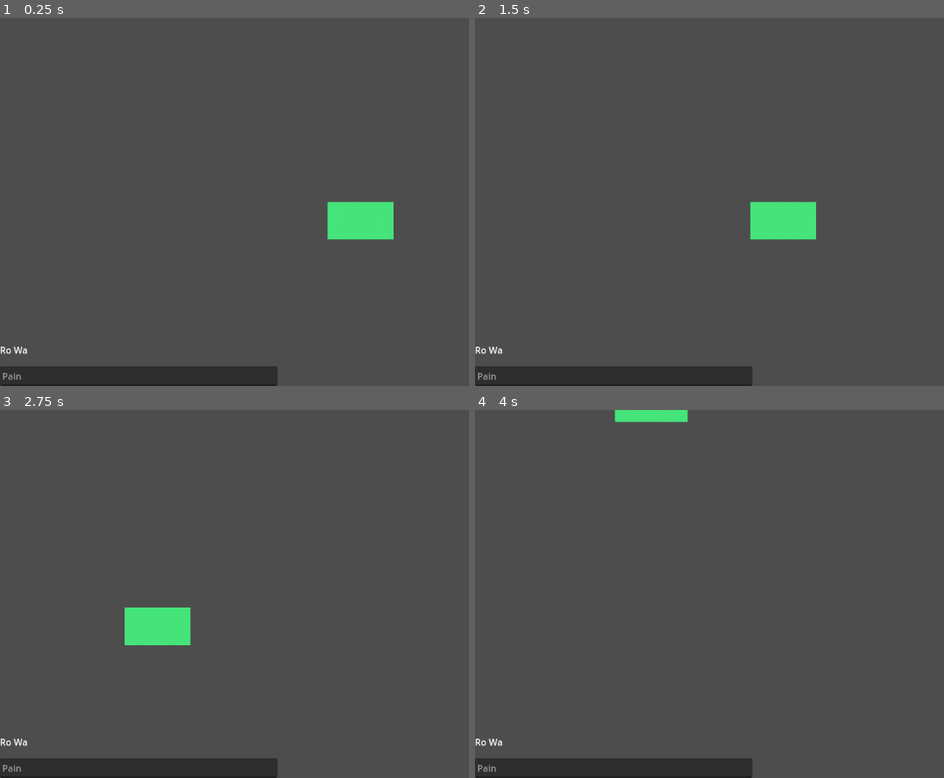
Above: before the commit, frames 1-4 (two rows, left to right).
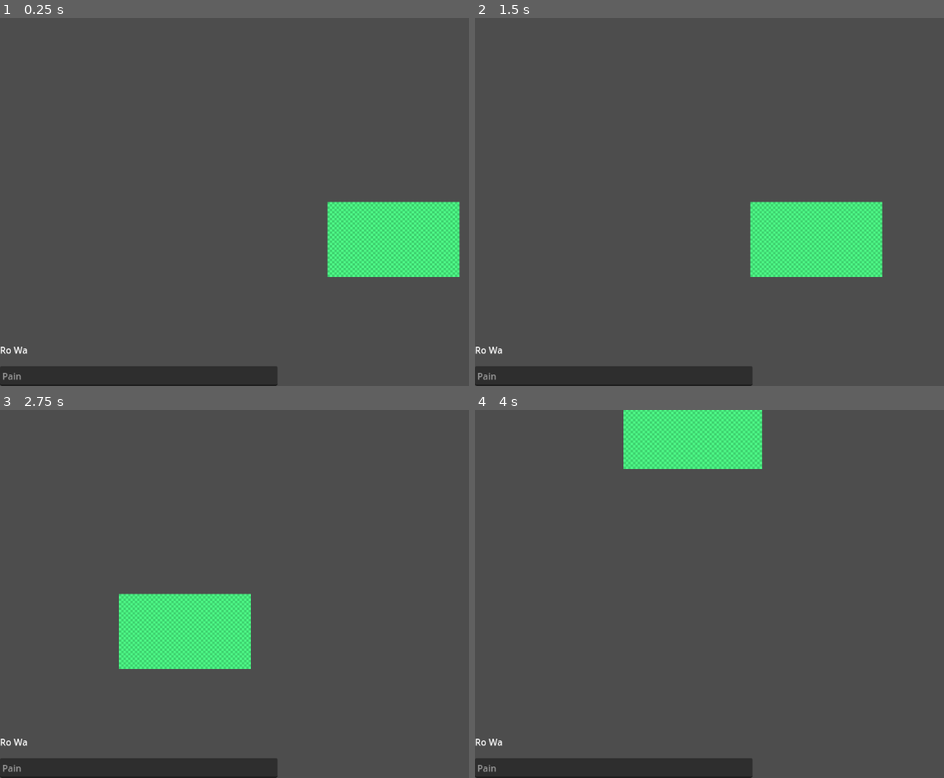
Above: after the commit, the same moments.

Repository: EricBroyles/TheCityPlannersDuelEngine
Game: Godot game, scene res://Prototype2/Scenes/Main.tscn
The game is run twice, just before and just after one commit, with the same random seed, the same clock (stepped at 60 frames per second) and the same inputs. The project has no main scene, so this scene is started directly.
Inputs (mouse positions are in pixels of both pictures, inside the frame that each line leads up to):
- Up to frame 1 (0.25 s): no input
- Up to frame 2 (1.5 s): click (615, 374) at 0.52 s; type "Alex" at 0.6 s; tap Enter at 1.25 s; move the mouse to (outside the picture) at 1.27 s; hold D (move camera east) from 1.28 s (still down); click (outside the picture) at 1.42 s
- Up to frame 3 (2.75 s): tap W (move camera north) at 1.55, 2.1 s; move the mouse to (196, 612) at 2.02 s; release D (move camera east) at 2.03 s; click (196, 612) at 2.17 s; tap S (move camera south) at 2.3 s
- Up to frame 4 (4 s): tap Space at 2.75 s; move the mouse to (868, 513) at 2.77 s; hold S (move camera south) 2.78-3.53 s; click (868, 513) at 2.92 s; tap A (move camera west) at 3.05, 3.6 s; move the mouse to (770, 667) at 3.52 s; click (770, 667) at 3.67 s; tap Mouse wheel up (zoom camera in) at 3.8 s

The runs differ from the first frame. In frame 1, 4.8% of the frame differs, in the area x 69-99%, y 49-71%; in frame 2, 4.7%; in frame 3, 4.6%; in frame 4, 4.5%.

Commit message:
changed camera so zoom is clamped by number of cells visible

Diff:
--- a/thecityplannersduelengine/Prototype2/Scripts/Camera.gd
+++ b/thecityplannersduelengine/Prototype2/Scripts/Camera.gd
@@ -1,55 +1,61 @@
 extends Camera2D
 
-var move_speed: float = 500 #px/sec
-var zoom_speed: float = .025*2
-var start_zoom: float = .5
-var zoom_out_limit: float = .02
-var zoom_in_limit: float = 5
-
-var movement_dirvec: Vector2 = Vector2.ZERO
-var req_movement: Vector2 = Vector2.ZERO
-var zoom_change: Vector2 = Vector2.ZERO
-var req_zoom: Vector2 = Vector2.ZERO
+var move_speed: float = 500 #px/s
+var zoom_speed: float = .05
+var start_zoom: float = 1
+var time_delta: float = 0
 
 func _ready() -> void:
-	zoom = Vector2(start_zoom, start_zoom)
+	zoom = Vector2.ONE * start_zoom
 
 func _process(delta: float) -> void:
+	time_delta = delta
 	EngineData.mouse_position = get_global_mouse_position()
 	EngineData.view_box = get_camera_view_box()
 	print(EngineData.view_box)
-	perform_move(delta)
-	perform_zoom()
+	handle_move()
+	handle_zoom()
 
 func get_camera_view_box() -> Vector4:
 	var c: float = position.x / EngineData.CELL_WIDTH_PX
 	var r: float = position.y / EngineData.CELL_WIDTH_PX
-	var size_c: float = get_viewport_rect().size.x / zoom.x / EngineData.CELL_WIDTH_PX
-	var size_r: float = get_viewport_rect().size.y / zoom.x / EngineData.CELL_WIDTH_PX
-	return Vector4(c,r,size_c,size_r)
+	var view_size: Vector2 = get_camera_view_size(zoom)
+	return Vector4(c, r, view_size.x, view_size.y)
 
+func get_camera_view_size(at_zoom: Vector2) -> Vector2:
+	return get_viewport_rect().size / at_zoom.x / EngineData.CELL_WIDTH_PX
 
+func handle_move() -> void:
+	var dir: Vector2 = Vector2.ZERO
+	if Input.is_action_pressed("move camera north"):
+		dir = Vector2(0, -1)
+	if Input.is_action_pressed("move camera south"):
+		dir = Vector2(0, +1)
+	if Input.is_action_pressed("move camera west"):
+		dir = Vector2(-1, 0)
+	if Input.is_action_pressed("move camera east"):
+		dir = Vector2(+1, 0)
+	position += dir.normalized() * move_speed * time_delta * 1/zoom
 
-func perform_move(delta: float):
-	movement_dirvec = Vector2.ZERO
-	if Input.is_action_pressed("move camera north"):
-		movement_dirvec.y -= 1
-	if Input.is_action_pressed("move camera south"):
-		movement_dirvec.y += 1
-	if Input.is_action_pressed("move camera west"):
-		movement_dirvec.x -= 1
-	if Input.is_action_pressed("move camera east"):
-		movement_dirvec.x += 1
-	req_movement = movement_dirvec.normalized() * move_speed * delta * 1/zoom
-	position += req_movement
+func handle_zoom() -> void:
+	var dir: int = 0
+	if Input.is_action_just_released("zoom camera in"):
+		dir = +1
+	if Input.is_action_just_released("zoom camera out"):
+		dir = -1
+	if dir == 0: return
 
-func perform_zoom() -> void:
-	zoom_change = Vector2.ZERO
-	if Input.is_action_just_released("zoom camera in"):
-		zoom_change = Vector2.ONE * zoom_speed
-	if Input.is_action_just_released("zoom camera out"):
-		zoom_change = Vector2.ONE * -zoom_speed
-	if zoom_change != Vector2.ZERO:
-		zoom_change += zoom
-		zoom = Vector2(clamp(zoom_change.x, zoom_out_limit, zoom_in_limit),
-					   clamp(zoom_change.y, zoom_out_limit, zoom_in_limit))
+	#find the max zoom (NOTE how max_zoom is different in x and y, we need the smallest for max)
+	var max_zoom_vec: Vector2 = get_viewport_rect().size / EngineData.MAX_VIEW_BOX_WIDTH / EngineData.CELL_WIDTH_PX
+	var max_zoom: float = min(max_zoom_vec.x, max_zoom_vec.y)
+
+	#find the min zoom
+	var min_zoom_vec: Vector2 = get_viewport_rect().size / EngineData.MIN_VIEW_BOX_WIDTH / EngineData.CELL_WIDTH_PX
+	var min_zoom: float = max(min_zoom_vec.x, min_zoom_vec.y)
+
+	var new_zoom: float = zoom.x + dir * zoom_speed
+	if new_zoom < max_zoom:
+		new_zoom = max_zoom
+	elif new_zoom > min_zoom:
+		new_zoom = min_zoom
+	zoom = Vector2.ONE * new_zoom
--- a/thecityplannersduelengine/Prototype2/Scripts/EngineData.gd
+++ b/thecityplannersduelengine/Prototype2/Scripts/EngineData.gd
@@ -6,6 +6,8 @@
 #c,r: position in px converted to col/row as float
 #size c,r: number of cells across and tall
 var view_box: Vector4
+const MIN_VIEW_BOX_WIDTH: int = int(CHUNK_WIDTH_CELLS / 4.0)
+const MAX_VIEW_BOX_WIDTH: int = CHUNK_WIDTH_CELLS * 4
 
 ## Gameboard
 const PX_PER_FT: int = 1
